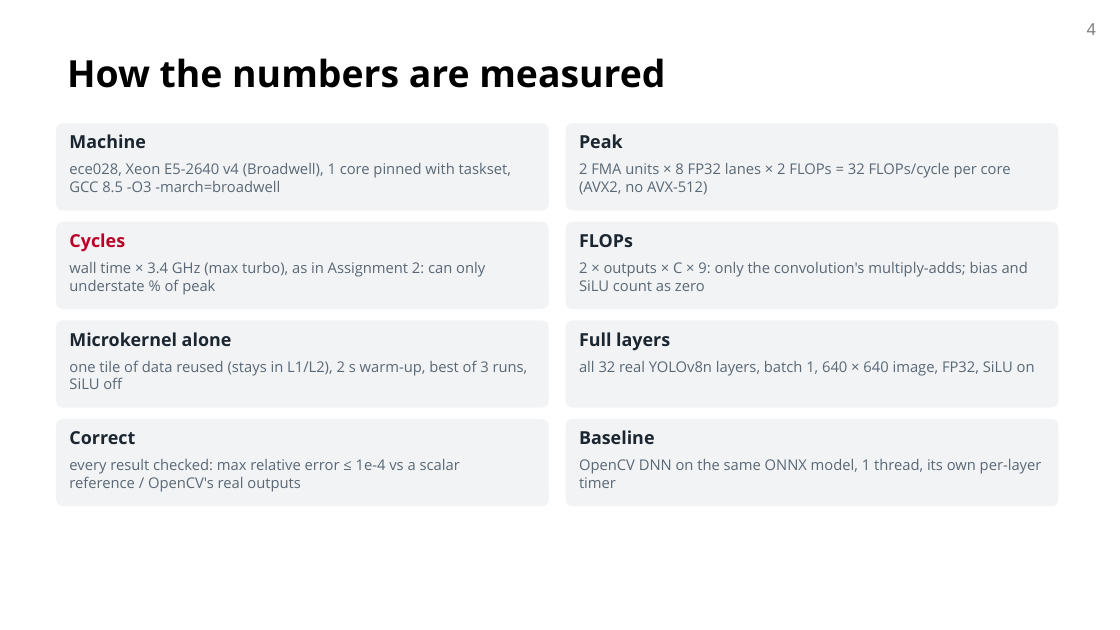
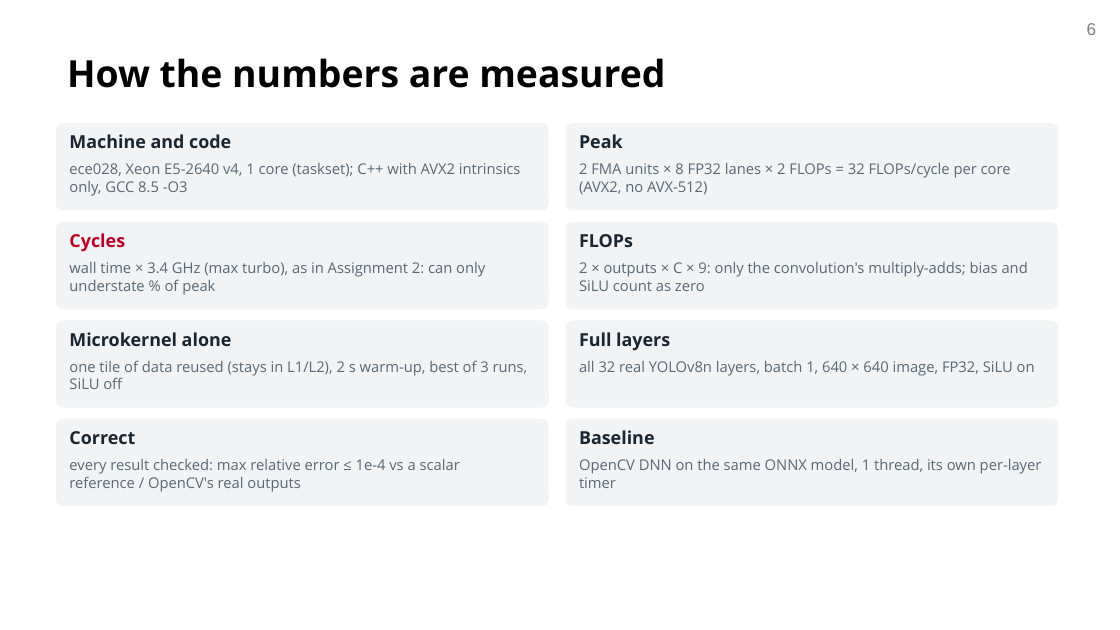
Before and after one commit to OTANK10/fast-yolov8-broadwell, a slide deck: slide 6 of docs/milestone/om/slides/om_mid_presentation_cmu.pptx (slide 4 before the commit). Drawn at 1120x630 pixels with LibreOffice and Linux fonts; fonts in the diff are those of the drawing; background and template pictures are left out. Boxes give left, top, right and bottom in pixels: in the first picture for what was removed or moved away, otherwise in the second. Text is boxed around its words. In the diff, an @@ line names an element or a change of style, - is before the commit and + after.

```diff
--- a/docs/milestone/om/slides/om_mid_presentation_cmu.pptx
+++ b/docs/milestone/om/slides/om_mid_presentation_cmu.pptx
@@ page number at [1087,23,1097,35]: text changed @@
-4
+6
@@ text at [69,134,231,148]: text changed @@
-Machine
+Machine and code
@@ text at [69,163,521,196]: text changed @@
-ece028, Xeon E5-2640 v4 (Broadwell), 1 core pinned with taskset, GCC 8.5 -O3 -march=broadwell
+ece028, Xeon E5-2640 v4, 1 core (taskset); C++ with AVX2 intrinsics only, GCC 8.5 -O3
```
Also in this commit, not shown: 4 other slides changed, 4 slides added, 2 slides removed, 6 other files.
